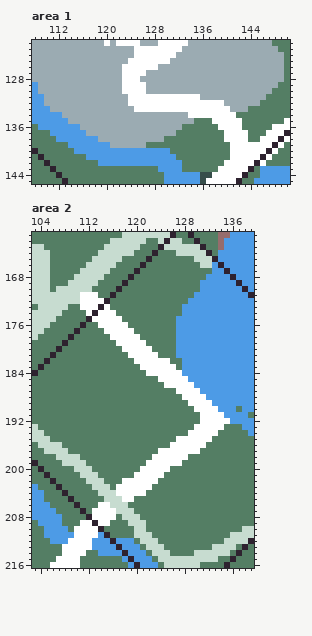
Pixel-art file -- resources/asesprite/Map Design.aseprite. The first picture shows the starting point.
448x416 pixels, 1 frame. Colours within 5 levels of each other are drawn and written as one. Shown: area 1: x 108..150, y 122..145; area 2: x 103..139, y 161..216.
Now the later version:
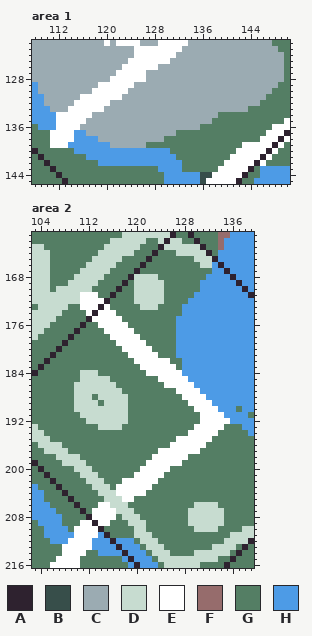
Palette (. is transparent): A #2e222f  B #374e4a  C #9babb2  D #c7dcd0  E #ffffff  F #966c6c  G #547e64  H #4d9be6
Change:
{"where": "area 1, layer \"Diffuse\""}
{"y":127,"x":122,"old":"C","new":"E"}
{"y":128,"x":121,"old":"CC","new":"EE"}
{"y":128,"x":126,"old":"C","new":"E"}
{"y":129,"x":119,"old":"CCCC","new":"EEEE"}
{"y":129,"x":125,"old":"EE","new":"CC"}
{"y":130,"x":118,"old":"CCCCC","new":"EEEEE"}
{"y":130,"x":124,"old":"EEE","new":"CCC"}
{"y":131,"x":116,"old":"CCCCCCC","new":"EEEEEEE"}
{"y":131,"x":124,"old":"EEEEEEEEEEEE","new":"CCCCCCCCCCCC"}
{"y":132,"x":115,"old":"CCCCCC","new":"EEEEEE"}
{"y":132,"x":124,"old":"EEEEEEEEEEEEEEEE","new":"CCCCCCCCCCCCCCCC"}
{"y":133,"x":114,"old":"CCCCCC","new":"EEEEEE"}
{"y":133,"x":125,"old":"EEEEEEEEEEEEEEEE","new":"CCCCCCCCCCCCCCCC"}
{"y":134,"x":112,"old":"HCCCCC","new":"EEEEEE"}
{"y":134,"x":134,"old":"EEEEEEEE","new":"CCCCCGGG"}
{"y":135,"x":112,"old":"HHCCC","new":"EEEEE"}
{"y":135,"x":135,"old":"GGGEEEEE","new":"CCCGGGGG"}
{"y":136,"x":112,"old":"HHHH","new":"EEEE"}
{"y":136,"x":133,"old":"GGG","new":"CCC"}
{"y":136,"x":139,"old":"EEEE","new":"GGGG"}
{"y":137,"x":111,"old":"HHHH","new":"EEEE"}
{"y":137,"x":140,"old":"EEEE","new":"GGGG"}
{"y":138,"x":111,"old":"GHHH","new":"EEEE"}
{"y":138,"x":140,"old":"EEEE","new":"GGGG"}
{"y":139,"x":111,"old":"GGG","new":"EEE"}
{"y":139,"x":141,"old":"EE","new":"GG"}
{"y":140,"x":141,"old":"E","new":"G"}
{"where": "area 2, layer \"Diffuse\""}
{"y":168,"x":120,"old":"GGGG","new":"DDDD"}
{"y":169,"x":120,"old":"GGGGG","new":"DDDDD"}
{"y":170,"x":120,"old":"GGGGG","new":"DDDDD"}
{"y":171,"x":120,"old":"GGGGG","new":"DDDDD"}
{"y":172,"x":120,"old":"GGGGG","new":"DDDDD"}
{"y":173,"x":121,"old":"GGG","new":"DDD"}
{"y":184,"x":111,"old":"GGG","new":"DDD"}
{"y":185,"x":111,"old":"GGGGG","new":"DDDDD"}
{"y":186,"x":110,"old":"GGGGGGG","new":"DDDDDDD"}
{"y":187,"x":110,"old":"GGGGGGGG","new":"DDDDDDDD"}
{"y":188,"x":110,"old":"GGG","new":"DDD"}
{"y":188,"x":114,"old":"GGGGG","new":"DDDDD"}
{"y":189,"x":110,"old":"GGGG","new":"DDDD"}
{"y":189,"x":115,"old":"GGGG","new":"DDDD"}
{"y":190,"x":110,"old":"GGGGGGGGG","new":"DDDDDDDDD"}
{"y":191,"x":111,"old":"GGGGGGGG","new":"DDDDDDDD"}
{"y":192,"x":112,"old":"GGGGGGG","new":"DDDDDDD"}
{"y":193,"x":114,"old":"GGGG","new":"DDDD"}
{"y":206,"x":130,"old":"GGGG","new":"DDDD"}
{"y":207,"x":129,"old":"GGGGGG","new":"DDDDDD"}
{"y":208,"x":129,"old":"GGGGGG","new":"DDDDDD"}
{"y":209,"x":129,"old":"GGGGGG","new":"DDDDDD"}
{"y":210,"x":130,"old":"GGGG","new":"DDDD"}
{"label":"changed","picture_box":[50,70,248,154]}
{"label":"changed","picture_box":[134,274,164,310]}
{"label":"changed","picture_box":[74,370,128,430]}
{"label":"changed","picture_box":[188,502,224,532]}
